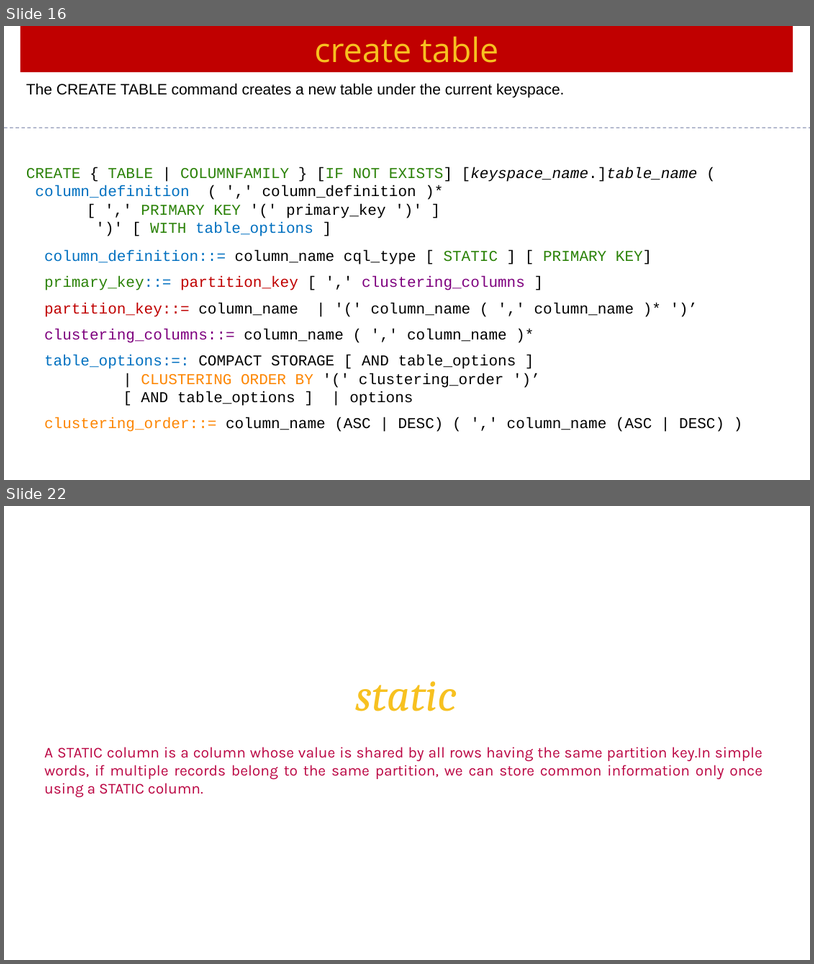
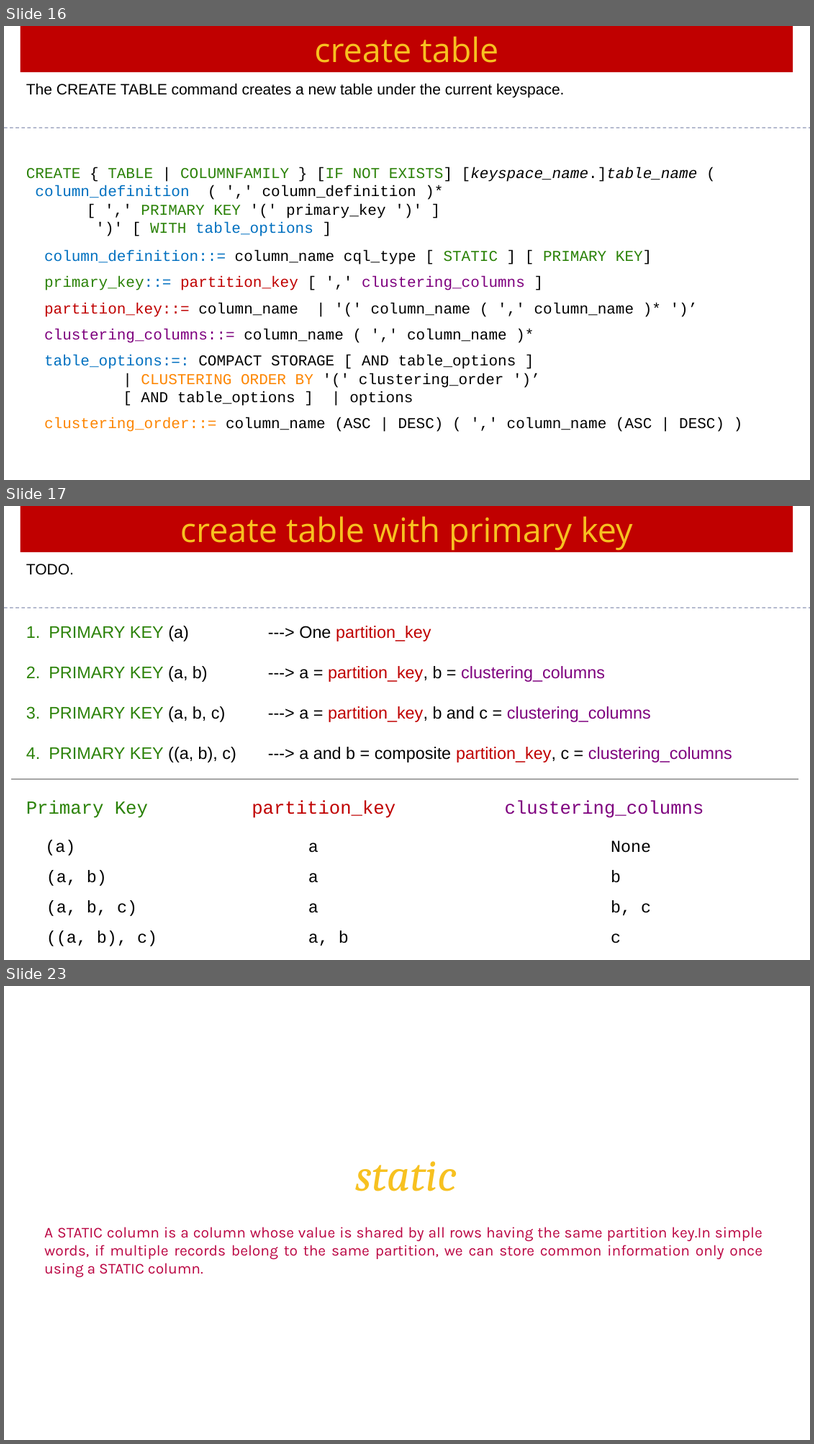
Before and after one commit to Saleel-Bagde/PPT-s, a slide deck: Cassandra Ver3.pptx. Shown one above the other, each under a label of ours: slides 16 and 22 before the commit, slides 16, 17 and 23 after it; the slides between them are not shown. The pictures are 814x964 and 814x1444 pixels, drawn with LibreOffice and Linux fonts; fonts in the diff are those of the drawing. Boxes give left, top, right and bottom in pixels: in the first picture for what was removed or moved away, otherwise in the second. Text is boxed around its words. In the diff, an @@ line names an element or a change of style, - is before the commit and + after.

```diff
--- a/Cassandra Ver3.pptx
+++ b/Cassandra Ver3.pptx
@@ slide 17 added at [4,506,810,960], background #FFFFFF @@
@@ rectangle added at [21,506,793,552], fill #C00000, 40 pt, text #F7C120 @@
+create table with primary key
@@ text added at [26,564,74,575], 18 pt, text #000000 @@
+TODO.
@@ line added from (4, 608) to (810, 608), #6E78A0 0.99 pt dashed @@
@@ text added at [49,626,733,762], 20 pt, text #000000 @@
+1. PRIMARY KEY (a) ---> One partition_key
+2. PRIMARY KEY (a, b) ---> a = partition_key, b = clustering_columns
+3. PRIMARY KEY (a, b, c) ---> a = partition_key, b and c = clustering_columns
+4. PRIMARY KEY ((a, b), c) ---> a and b = composite partition_key, c = clustering_columns
@@ line added from (11, 779) to (799, 779), #A6A6A6 2.25 pt @@
@@ text added at [26,800,705,946], 22 pt, text #000000 @@
+Primary Key partition_key clustering_columns
+(a) a None
+(a, b) a b
+(a, b, c) a b, c
+((a, b), c) a, b c
@@ what was slide 22 is now slide 23 @@
```
Also in this commit, not shown: 5 slides changed.
